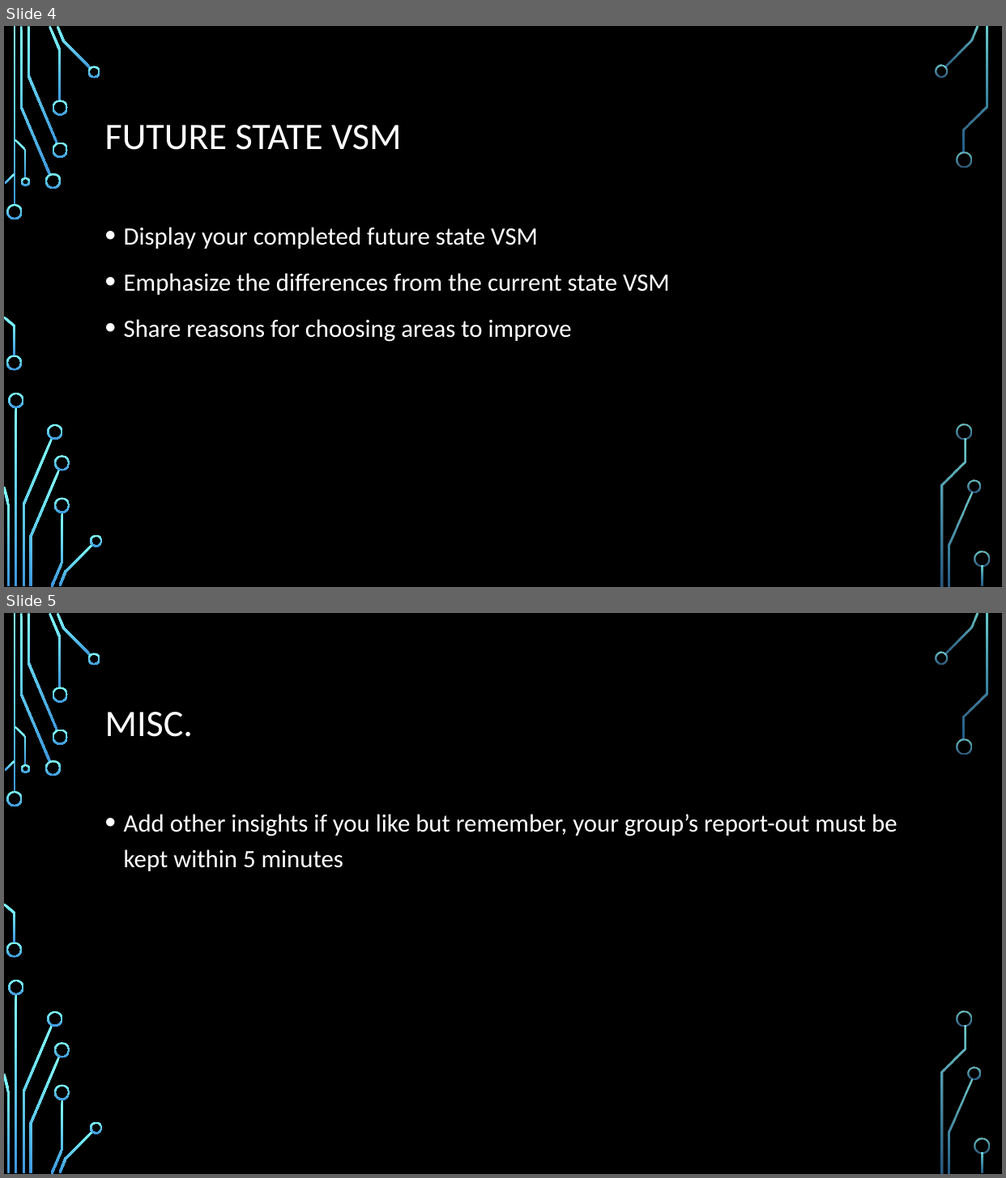
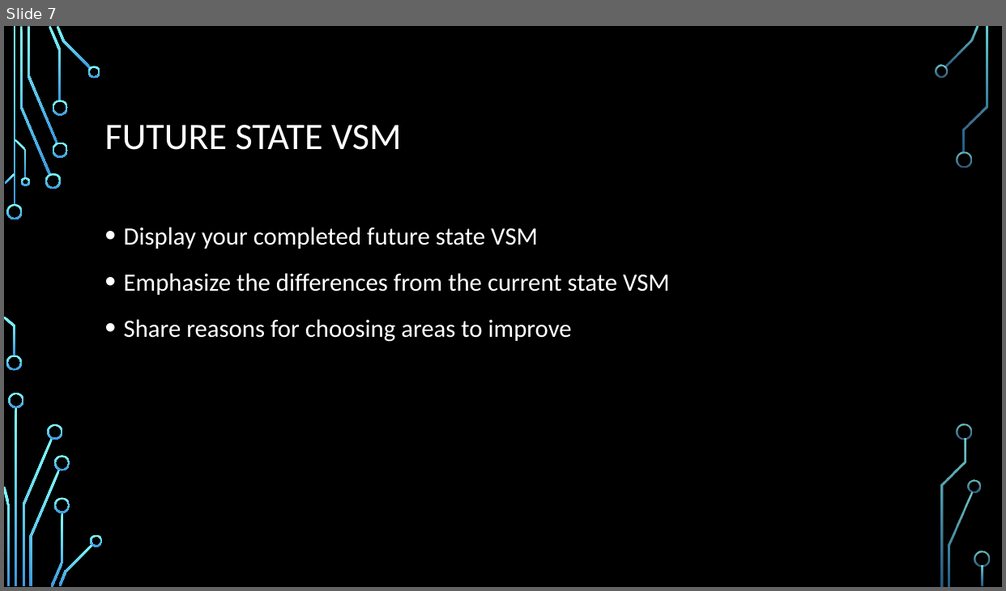
Before and after one commit to ureginastudent/PROJECT, a slide deck: ENSE 470 Milestone 2.pptx. Shown one above the other, each under a label of ours: slides 4 and 5 before the commit, slide 7 after it. The pictures are 1006x1178 and 1006x591 pixels, drawn with LibreOffice and Linux fonts; fonts in the diff are those of the drawing; background and template pictures are left out. Boxes give left, top, right and bottom in pixels: in the first picture for what was removed or moved away, otherwise in the second. Text is boxed around its words. In the diff, an @@ line names an element or a change of style, - is before the commit and + after.

```diff
--- a/ENSE 470 Milestone 2.pptx
+++ b/ENSE 470 Milestone 2.pptx
@@ slide 5 removed at (4,613,1002,1174), background picture (left out); not listed: 36 template elements that a slide beside it also shows @@
@@ title removed at (105,712,194,737) @@
-MISC.
@@ text removed at (124,814,897,871) @@
-• Add other insights if you like but remember, your group’s report-out must be kept within 5 minutes
@@ what was slide 4 is now slide 7 @@
```
Also in this commit, not shown: 2 slides changed, 3 slides added.
